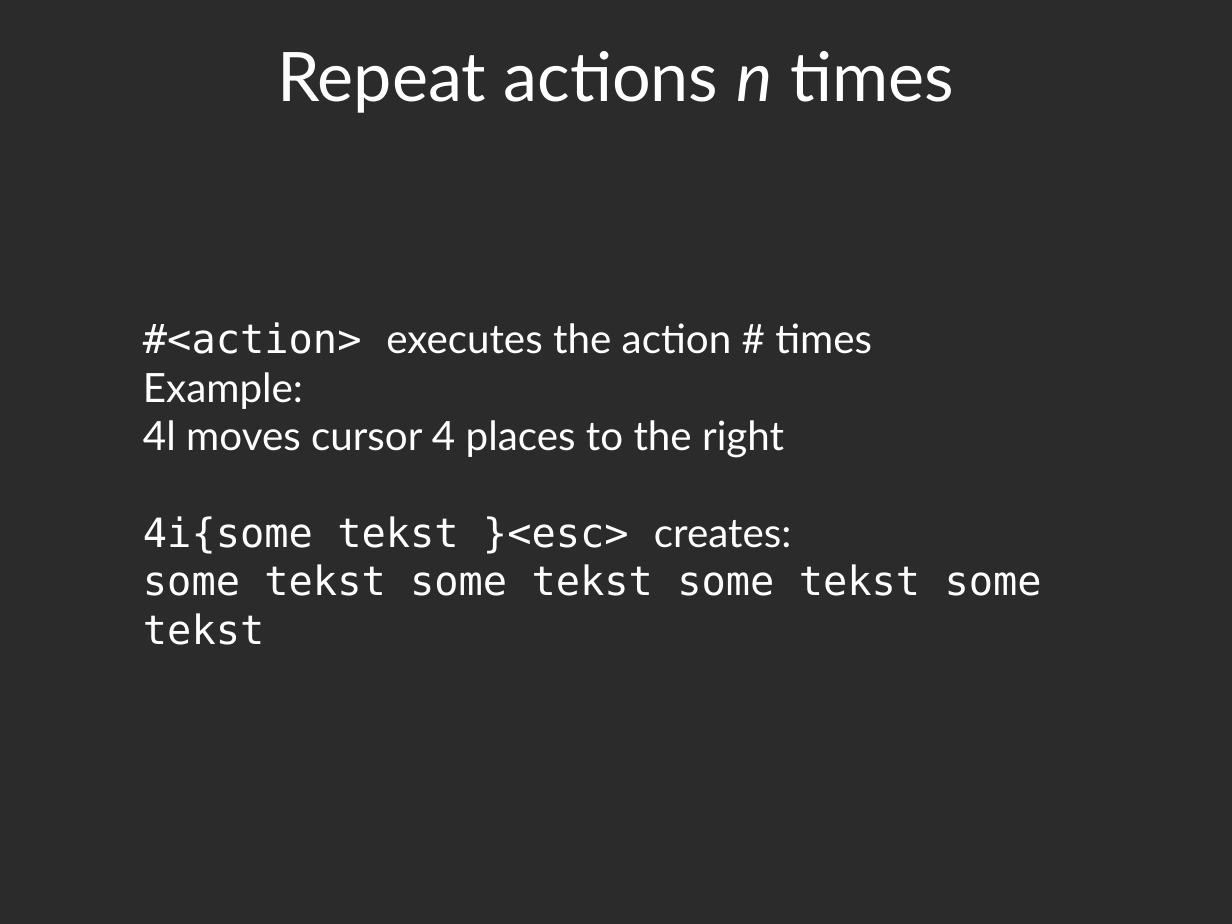
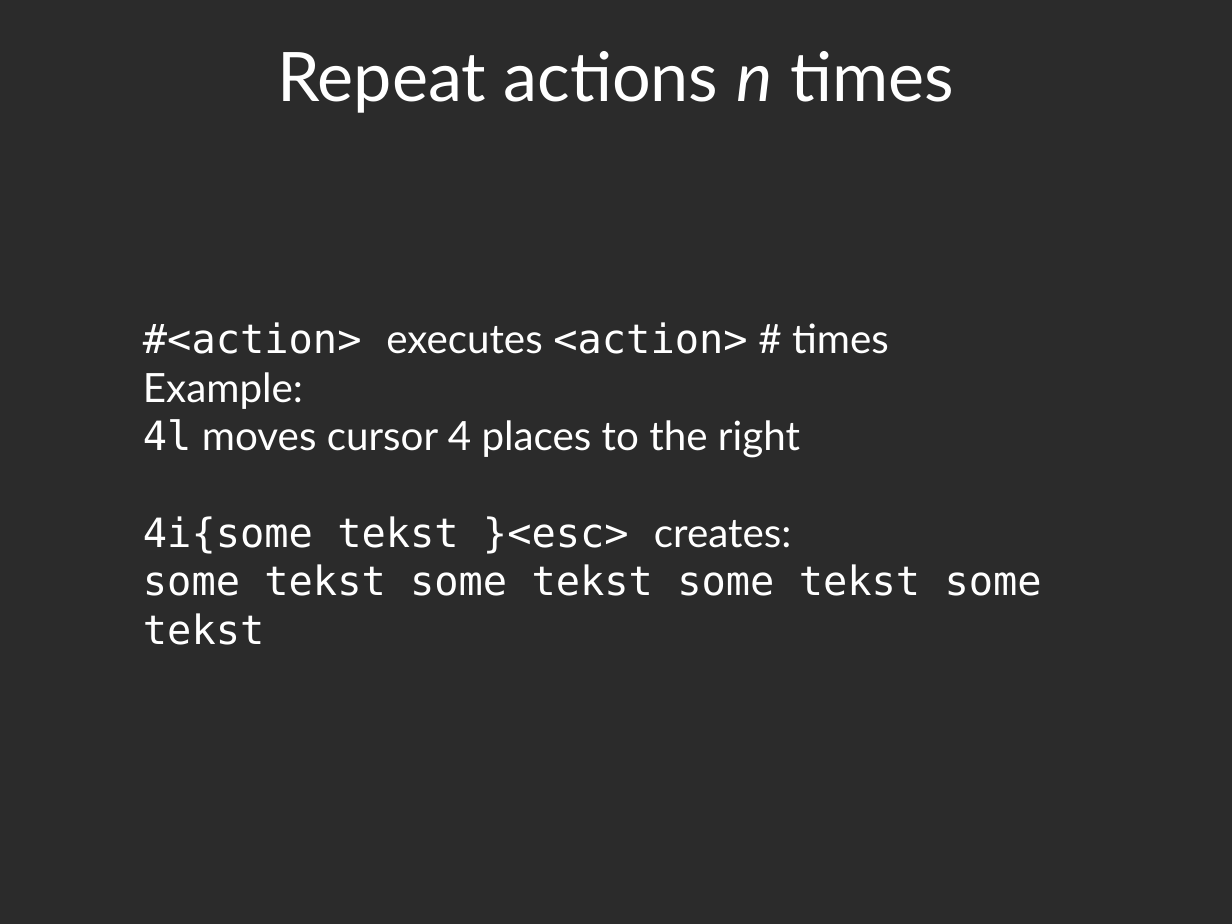
Before and after one commit to aswen/vim-workshop, a slide deck: slide 19 of presentation/vim.odp. Drawn at 1232x924 pixels with LibreOffice and Linux fonts; fonts in the diff are those of the drawing; background and template pictures are left out; a plain dark background stands for a picture behind light text. Boxes give left, top, right and bottom in pixels: in the first picture for what was removed or moved away, otherwise in the second. Text is boxed around its words. In the diff, an @@ line names an element or a change of style, - is before the commit and + after.

Commit message:
presentation: minor style fixes and typo /{char} -> /{string}

```diff
--- a/presentation/vim.odp
+++ b/presentation/vim.odp
@@ text at [143, 322, 889, 354]: text changed; font Lato to DejaVu Sans Mono @@
-#<action> executes the action # times
+#<action> executes <action> # times
@@ text at [143, 419, 800, 458]: font Lato to DejaVu Sans Mono in "4l" @@
```
Also in this commit, not shown: 4 other slides changed.
